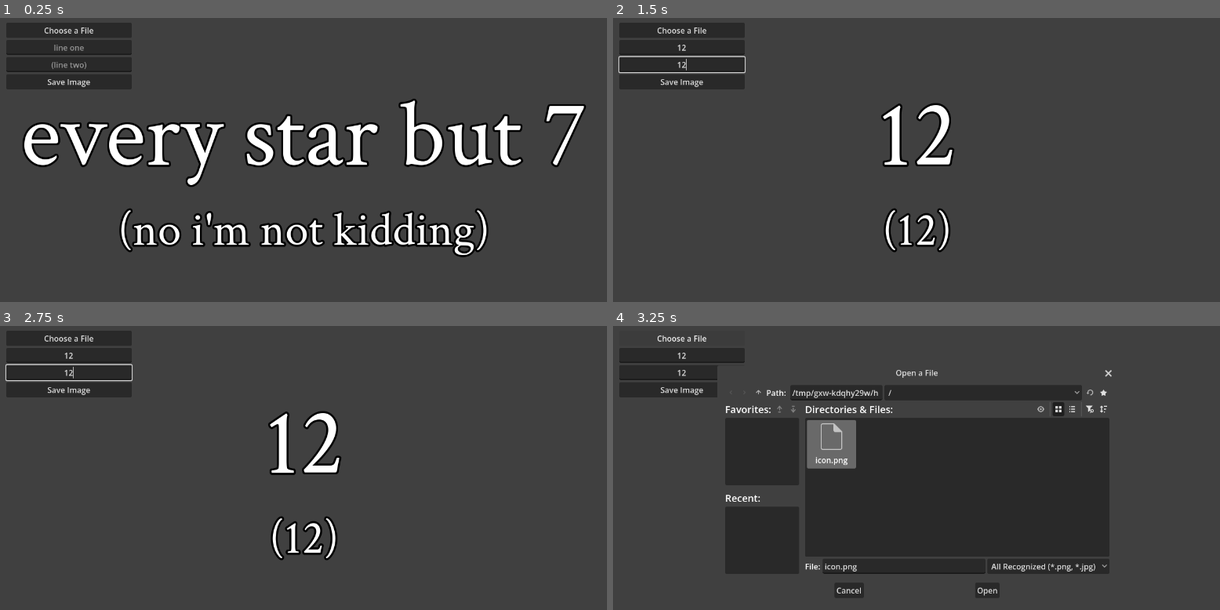
Above: before the commit, frames 1-4 (two rows, left to right).
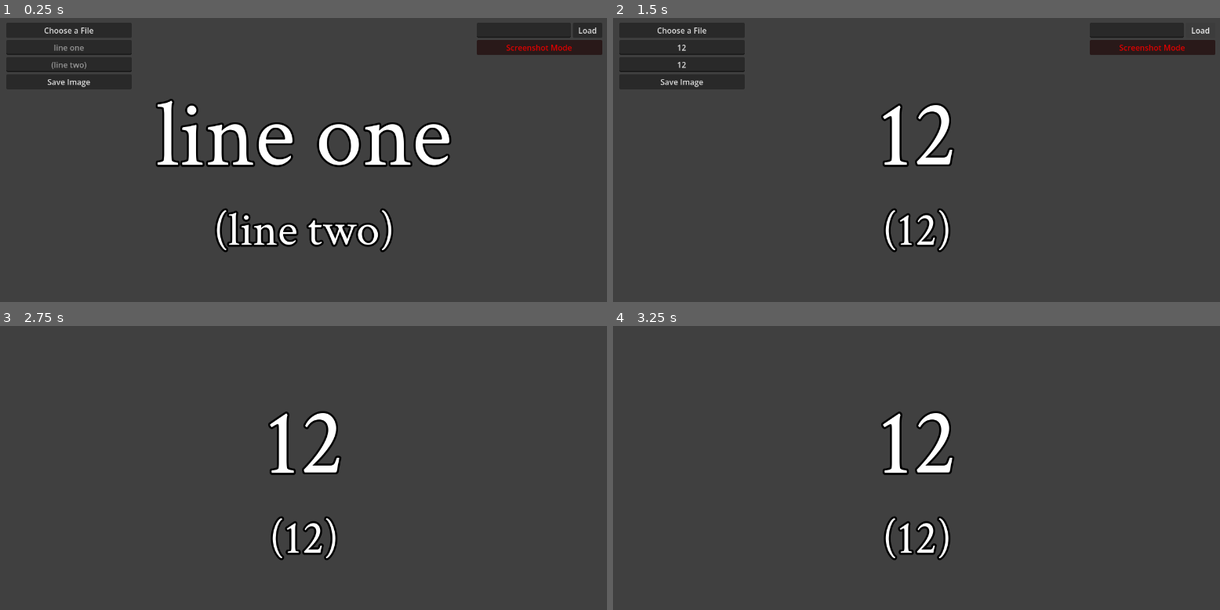
Above: after the commit, the same moments.

Repository: Slicer001/press-a-thumbnail-generator
Game: Godot game, scene res://press_a!_thumbnail_generator.tscn
Same seed, same stepped clock (60 frames per second), same inputs: the game is played once before the commit and once after it.
Inputs (mouse positions are in pixels of both pictures, inside the frame that each line leads up to):
- Up to frame 1 (0.25 s): no input
- Up to frame 2 (1.5 s): click (679, 46) at 0.52 s; type "12" at 0.6 s; click (679, 63) at 0.75 s; type "12" at 0.83 s; click (1201, 29) at 1.25 s, where only the run after the commit has a clickable "Load"
- Up to frame 3 (2.75 s): click (540, 354) at 2 s, where only the run after the commit has a clickable "Screenshot Mode"
- Up to frame 4 (3.25 s): click (679, 337) at 2.75 s, where only the run before the commit has a clickable "Choose a File"

The runs differ from the first frame. In frame 1, 14% of the frame differs, in the area x 3-100%, y 3-85%; in frame 2, 1.5%; in frame 3, 0.7%; in frame 4, 4.9%.

Commit message:
added web loading

Diff:
--- /dev/null
+++ b/image_download.gd
@@ -0,0 +1,62 @@
+extends Node
+
+@onready var texture_rect: TextureRect = $"../TextureRect"
+
+func download_image(url: String):
+	# Create an HTTP request node and connect its completion signal.
+	var http_request = HTTPRequest.new()
+	add_child(http_request)
+	http_request.request_completed.connect(self._http_request_completed)
+
+	# Perform the HTTP request. The URL below returns a PNG image as of writing.
+	var error = http_request.request(url)
+	if error != OK:
+		push_error("An error occurred in the HTTP request.")
+
+# Called when the HTTP request is completed.
+func _http_request_completed(result, _response_code, _headers, body):
+	if result != HTTPRequest.RESULT_SUCCESS:
+		push_error("Image couldn't be downloaded. Try a different image.")
+
+	var image = try_all_image_types(body)
+	if not image:
+		push_error("Couldn't load the image.")
+
+	var texture = ImageTexture.create_from_image(image)
+
+	# Display the image in a TextureRect node.
+	texture_rect.texture = texture
+
+func try_all_image_types(body) -> Image:
+	var image = Image.new()
+
+	var error
+	error = image.load_bmp_from_buffer(body)
+	if error == OK:
+		return image
+	error = image.load_dds_from_buffer(body)
+	if error == OK:
+		return image
+	error = image.load_exr_from_buffer(body)
+	if error == OK:
+		return image
+	error = image.load_jpg_from_buffer(body)
+	if error == OK:
+		return image
+	error = image.load_ktx_from_buffer(body)
+	if error == OK:
+		return image
+	error = image.load_png_from_buffer(body)
+	if error == OK:
+		return image
+	error = image.load_svg_from_buffer(body)
+	if error == OK:
+		return image
+	error = image.load_tga_from_buffer(body)
+	if error == OK:
+		return image
+	error = image.load_webp_from_buffer(body)
+	if error == OK:
+		return image
+
+	return null
--- a/press_a!_thumbnail_generator.gd
+++ b/press_a!_thumbnail_generator.gd
@@ -4,6 +4,7 @@
 
 #inputs box
 @onready var inputs: VBoxContainer = $Inputs
+@onready var web_inputs: VBoxContainer = $WebInputs
 
 #file dialogs
 @onready var choose_file_dialog: FileDialog = $ChooseFileDialog
@@ -14,6 +15,9 @@
 @onready var first_label: Label = $Display/FirstLabel
 @onready var second_label: Label = $Display/SecondLabel
 
+#web inputs
+@onready var image_link_line_edit: LineEdit = $WebInputs/HBoxContainer/ImageLinkLineEdit
+@onready var image_download: Node = $ImageDownload
 
 # Called when the node enters the scene tree for the first time.
 func _ready() -> void:
@@ -26,6 +30,7 @@
 func save_image(path: String) -> void:
 	# Remove the inputs
 	inputs.hide()
+	web_inputs.hide()
 
 	# Wait for the frame to finish rendering
 	await RenderingServer.frame_post_draw
@@ -39,6 +44,7 @@
 
 	# Return the inputs
 	inputs.show()
+	web_inputs.show()
 
 func update_font_size(target: Label, font_size: int) -> void:
 	target.add_theme_font_size_override("font_size", font_size)
@@ -69,3 +75,12 @@
 
 func _on_save_file_dialog_file_selected(path: String) -> void:
 	save_image(path)
+
+
+func _on_screenshot_mode_button_pressed() -> void:
+	inputs.hide()
+	web_inputs.hide()
+
+
+func _on_load_button_pressed() -> void:
+	image_download.download_image(image_link_line_edit.text)
--- a/press_a!_thumbnail_generator.tscn
+++ b/press_a!_thumbnail_generator.tscn
@@ -2,6 +2,7 @@
 
 [ext_resource type="Script" uid="uid://bfx1ccmxl8cky" path="res://press_a!_thumbnail_generator.gd" id="1_asn58"]
 [ext_resource type="FontFile" uid="uid://bwdsxp861hl" path="res://CrimsonText-Regular.ttf" id="2_smsxq"]
+[ext_resource type="Script" uid="uid://box6atdtdg8e0" path="res://image_download.gd" id="3_66ftc"]
 
 [node name="Press A! Thumbnail Generator" type="Control" unique_id=2102535271]
 layout_mode = 3
@@ -59,7 +60,7 @@
 theme_override_constants/outline_size = 16
 theme_override_fonts/font = ExtResource("2_smsxq")
 theme_override_font_sizes/font_size = 192
-text = "every star but 7"
+text = "line one"
 horizontal_alignment = 1
 
 [node name="SecondLabel" type="Label" parent="Display" unique_id=391564163]
@@ -69,7 +70,7 @@
 theme_override_constants/outline_size = 16
 theme_override_fonts/font = ExtResource("2_smsxq")
 theme_override_font_sizes/font_size = 96
-text = "(no i'm not kidding)"
+text = "(line two)"
 horizontal_alignment = 1
 
 [node name="Inputs" type="VBoxContainer" parent="." unique_id=1470235592]
@@ -100,6 +101,35 @@
 layout_mode = 2
 text = "Save Image"
 
+[node name="WebInputs" type="VBoxContainer" parent="." unique_id=599004737]
+layout_mode = 1
+anchors_preset = 1
+anchor_left = 1.0
+anchor_right = 1.0
+offset_left = -175.0
+offset_top = 32.0
+offset_right = -32.0
+offset_bottom = 72.0
+grow_horizontal = 0
+
+[node name="HBoxContainer" type="HBoxContainer" parent="WebInputs" unique_id=320964013]
+custom_minimum_size = Vector2(256, 0)
+layout_mode = 2
+
+[node name="ImageLinkLineEdit" type="LineEdit" parent="WebInputs/HBoxContainer" unique_id=535031768]
+custom_minimum_size = Vector2(192, 0)
+layout_mode = 2
+
+[node name="LoadButton" type="Button" parent="WebInputs/HBoxContainer" unique_id=662786367]
+layout_mode = 2
+size_flags_horizontal = 3
+text = "Load"
+
+[node name="ScreenshotModeButton" type="Button" parent="WebInputs" unique_id=1329105780]
+modulate = Color(1, 0, 0, 1)
+layout_mode = 2
+text = "Screenshot Mode"
+
 [node name="ChooseFileDialog" type="FileDialog" parent="." unique_id=1485576335]
 oversampling_override = 1.0
 title = "Open a File"
@@ -114,9 +144,14 @@
 filters = PackedStringArray("*.png")
 use_native_dialog = true
 
+[node name="ImageDownload" type="Node" parent="." unique_id=7865722]
+script = ExtResource("3_66ftc")
+
 [connection signal="pressed" from="Inputs/ChooseAFileButton" to="." method="_on_choose_a_file_button_pressed"]
 [connection signal="text_changed" from="Inputs/FirstLineEdit" to="." method="_on_first_line_edit_text_changed"]
 [connection signal="text_changed" from="Inputs/SecondLineEdit" to="." method="_on_second_line_edit_text_changed"]
 [connection signal="pressed" from="Inputs/SaveButton" to="." method="_on_save_button_pressed"]
+[connection signal="pressed" from="WebInputs/HBoxContainer/LoadButton" to="." method="_on_load_button_pressed"]
+[connection signal="pressed" from="WebInputs/ScreenshotModeButton" to="." method="_on_screenshot_mode_button_pressed"]
 [connection signal="file_selected" from="ChooseFileDialog" to="." method="_on_file_dialog_file_selected"]
 [connection signal="file_selected" from="SaveFileDialog" to="." method="_on_save_file_dialog_file_selected"]
Binary file added: docs/index.apple-touch-icon.png
Binary file added: docs/index.icon.png
Binary file added: docs/index.png
Not shown, added: image_download.gd.uid
Not shown, added: docs/index.audio.position.worklet.js
Not shown, added: docs/index.audio.worklet.js
Not shown, added: docs/index.html
Not shown, added: docs/index.js
Not shown, added: docs/index.pck
Not shown, changed: docs/index.wasm
Not shown, added: windows/Press A! Thumbnail Generator.console.exe
Not shown, changed: windows/Press A! Thumbnail Generator.exe
